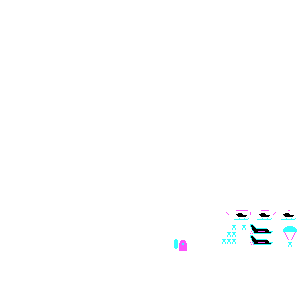
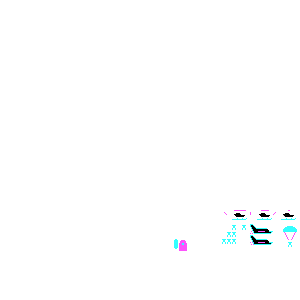
Two versions of the same layered image (300x300). Layer-by-layer changes:
painted on "sprites" over 224, 210, 253, 241
